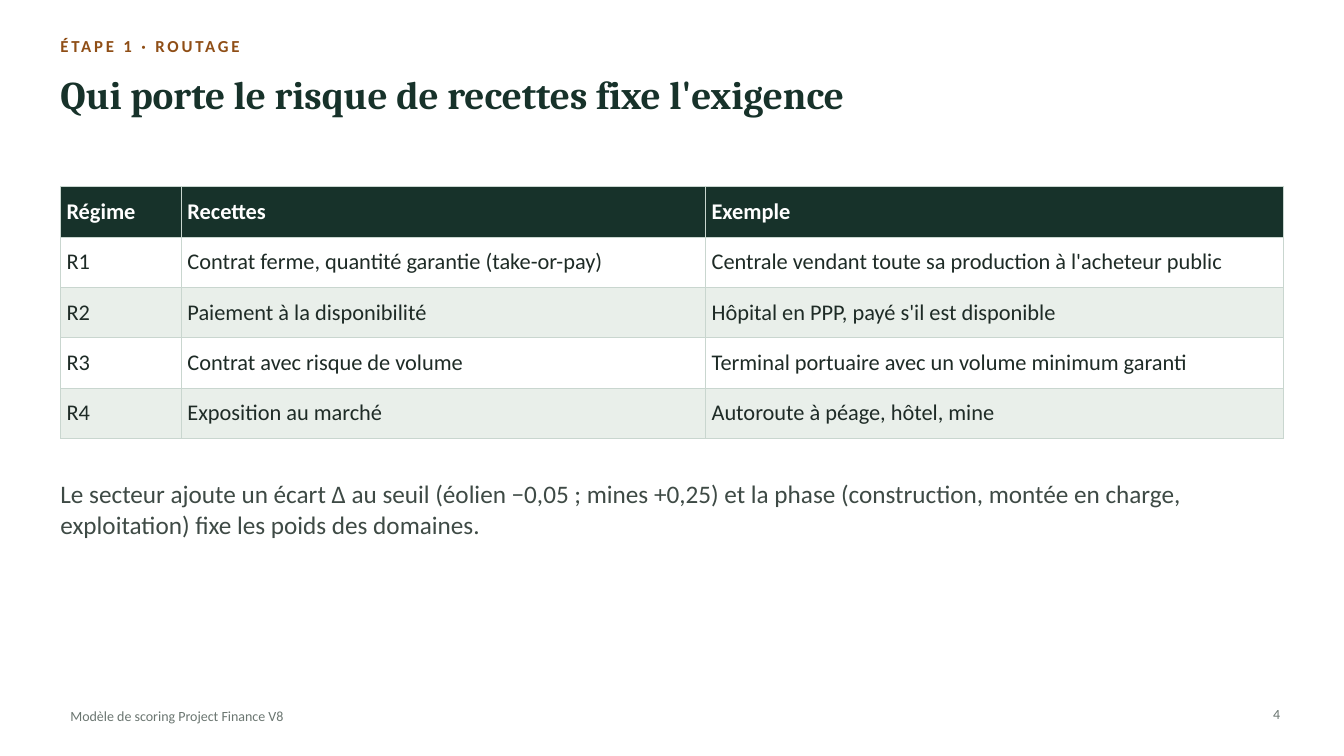
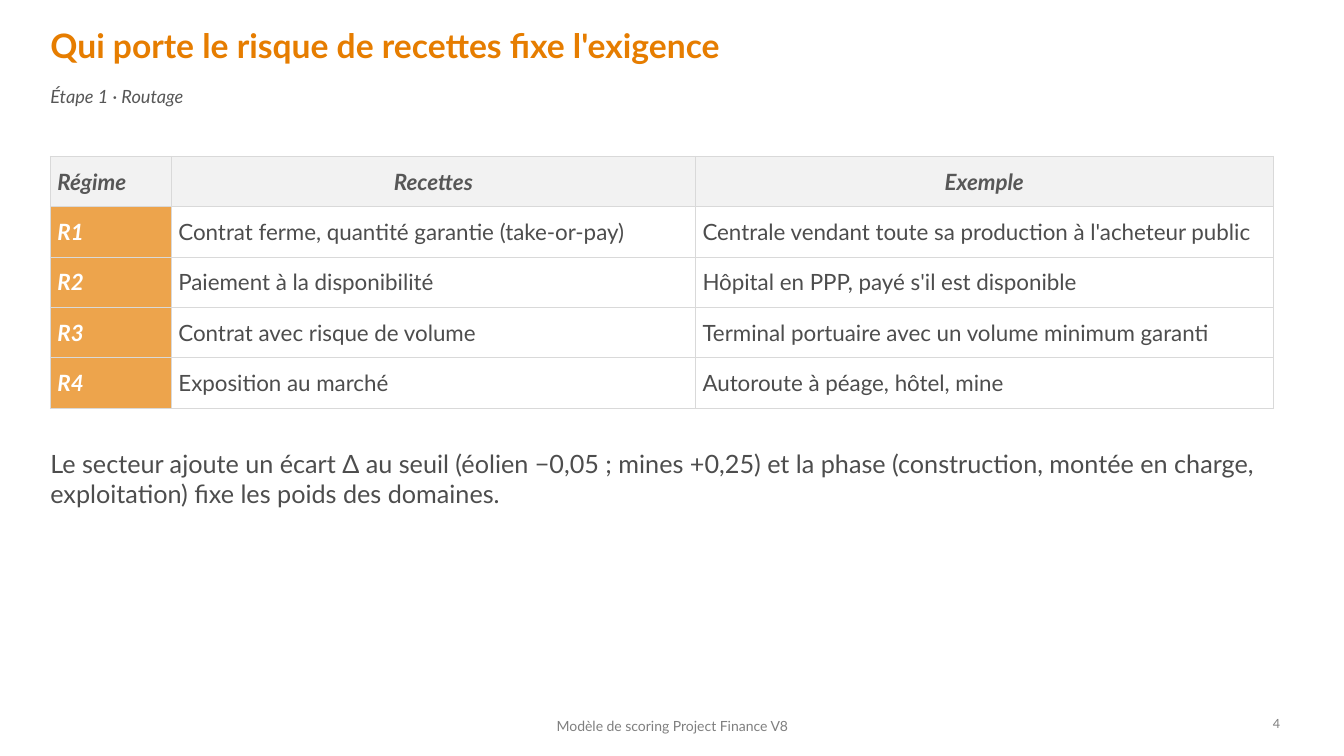
Before and after one commit to tariqeddoumi/pf-scoring-v7claude, a slide deck: slide 4 of docs/outil-excel/Presentation_scoring_PF_V8.pptx. Drawn at 1344x756 pixels with LibreOffice and Linux fonts; fonts in the diff are those of the drawing. Boxes give left, top, right and bottom in pixels: in the first picture for what was removed or moved away, otherwise in the second. Text is boxed around its words. In the diff, an @@ line names an element or a change of style, - is before the commit and + after.

```diff
--- a/docs/outil-excel/Presentation_scoring_PF_V8.pptx
+++ b/docs/outil-excel/Presentation_scoring_PF_V8.pptx
@@ title "Qui porte le risque de ...": place and size @@
-title "Qui porte le risque de ..." at box(60, 81, 844, 118)
+title "Qui porte le risque de ..." at box(50, 33, 720, 64)
@@ title "Qui porte le risque de ..." at box(50, 33, 720, 64): size 28 to 24 pt, font Cambria to Lato, text colour #17322A to #E67D00 @@
@@ text at box(50, 88, 183, 107): text changed; size 12 to 13 pt; font Calibri to Lato; text colour #8F4E16 to #575757; bold off; italic on @@
-ÉTAPE 1 · ROUTAGE
+Étape 1 · Routage
@@ table at box(50, 156, 1273, 399) @@
@@ fill #17322A to #F2F2F2 in row 1 @@
@@ fill #FFFFFF to #EDA44C in 2 cells @@
@@ fill #E9EFEA to #EDA44C in 2 cells @@
@@ fill #E9EFEA to #FFFFFF in 4 cells @@
@@ font Calibri to Lato, text colour #1E2B26 to #4D4D4D @@
@@ text colour #FFFFFF to #575757 in "Régime", "Recettes", "Exemple" @@
@@ italic on in "Régime", "Recettes", "Exemple", "R1" and 3 more places @@
@@ text colour #1E2B26 to #FFFFFF, bold on in "R1", "R2", "R3", "R4" @@
@@ alignment left to centre @@
@@ borders changed @@
@@ table: place and size @@
-table at box(60, 187, 1284, 428)
+table at box(50, 156, 1273, 399)
@@ text "Le secteur ajoute un écart ...": place and size @@
-text "Le secteur ajoute un écart ..." at box(60, 485, 1181, 538)
+text "Le secteur ajoute un écart ..." at box(50, 453, 1253, 508)
@@ text "Le secteur ajoute un écart ..." at box(50, 453, 1253, 508): font Calibri to Lato, text colour #3E4A45 to #4D4D4D @@
@@ text "Modèle de scoring Project Finance ...": place and size @@
-text "Modèle de scoring Project Finance ..." at box(70, 711, 283, 724)
+text "Modèle de scoring Project Finance ..." at box(557, 720, 789, 734)
@@ text "Modèle de scoring Project Finance ..." at box(557, 720, 789, 734): font Calibri to Lato, text colour #6B7671 to #7F7F7F; alignment left to centre @@
@@ page number: place and size @@
-page number at box(1273, 710, 1280, 719)
+page number at box(1273, 719, 1280, 728)
@@ page number at box(1273, 719, 1280, 728): size 10 to 9 pt, font Calibri to Lato, text colour #6B7671 to #7F7F7F @@
```
Also in this commit, not shown: 17 other slides changed.
